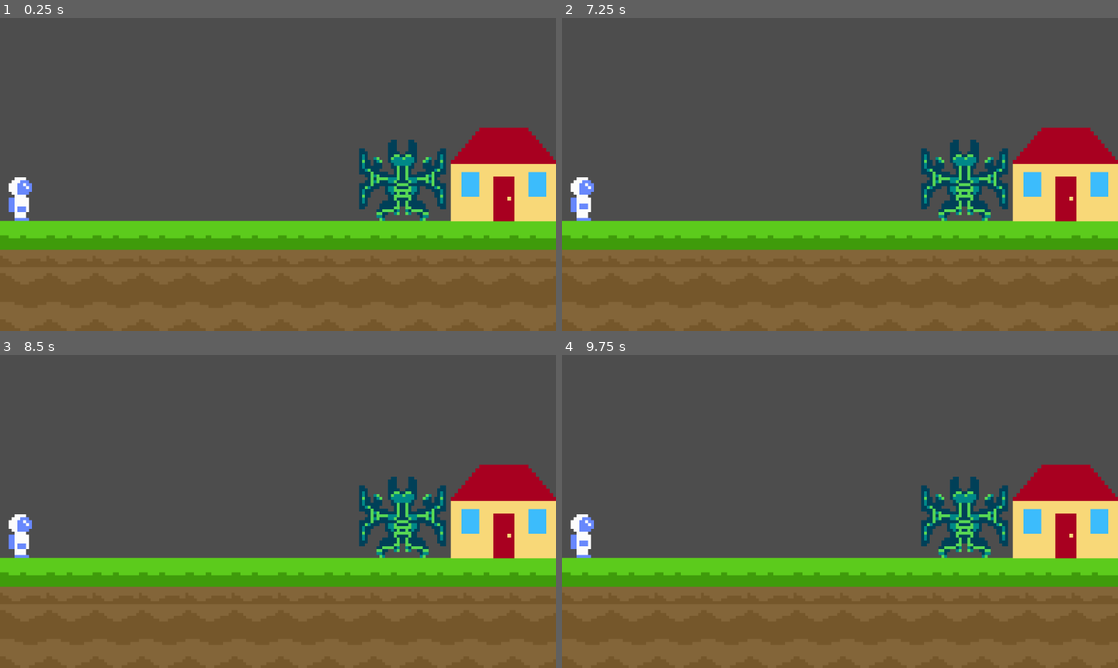
Above: before the commit, frames 1-4 (two rows, left to right).
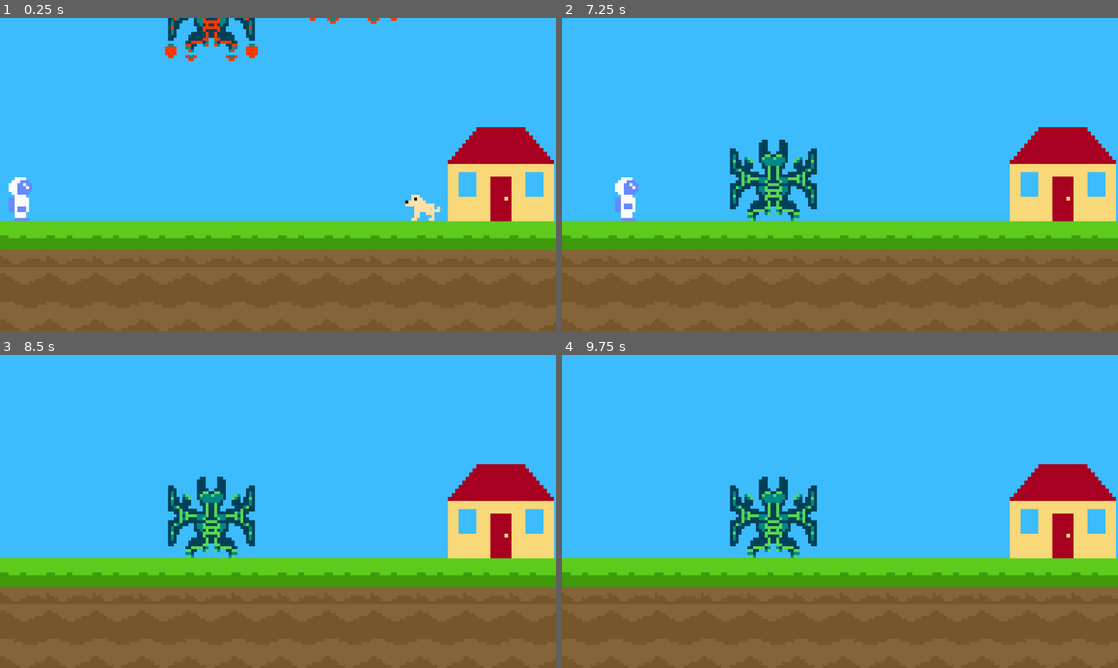
Above: after the commit, the same moments.

Repository: Dexter-Goater/game
Game: Godot game, scene res://cutscene.tscn
Two runs of this game, one before a commit and one after it. Both use one fixed random seed, a clock stepped at 60 frames per second and the inputs below. This scene is started directly instead of the project's main scene.
Inputs:
- Up to frame 1 (0.25 s): no input
- Up to frame 2 (7.25 s): tap Enter (ui_accept) at 0.5, 0.77, 1.52, 3.02, 3.77, 4.52, 5.75, 6.02, 6.5, 6.77 s; hold Right (ui_right) 0.53-2.03 s; hold Left (ui_left) 2.03-2.78 s; hold Right (ui_right) 2.78-4.28 s; hold Left (ui_left) 4.28-5.03 s; hold Right (ui_right) 5.03-5.78 s; hold Left (ui_left) from 5.78 s (still down)
- Up to frame 3 (8.5 s): release Left (ui_left) at 7.28 s; hold Right (ui_right) from 7.28 s (still down); tap Enter (ui_accept) at 7.52 s
- Up to frame 4 (9.75 s): tap Enter (ui_accept) at 8.75, 9.02, 9.5 s; release Right (ui_right) at 9.53 s; hold Left (ui_left) from 9.53 s (still down)

The runs differ from the first frame. In frame 1, 60% of the frame differs, in the area x 0-100%, y 0-66%; in frame 2, 60%; in frame 3, 60%; in frame 4, 60%.

Commit message:
cutscene worked fixed art inconsistencies

Diff:
--- /dev/null
+++ b/cutscene.gd
@@ -0,0 +1,10 @@
+extends Node2D
+
+
+# Called when the node enters the scene tree for the first time.
+func _ready():
+	$AnimationPlayer.play('cutscene_1')
+
+# Called every frame. 'delta' is the elapsed time since the previous frame.
+func _process(delta):
+	pass
--- a/cutscene.tscn
+++ b/cutscene.tscn
@@ -1,10 +1,207 @@
-[gd_scene load_steps=16 format=3 uid="uid://cn72fwo6srbg3"]
+[gd_scene load_steps=31 format=3 uid="uid://cn72fwo6srbg3"]
 
 [ext_resource type="Texture2D" uid="uid://dxjsie3kf5qjx" path="res://idle.png" id="1_drm06"]
-[ext_resource type="Texture2D" path="res://ground.png" id="2_7qsfb"]
+[ext_resource type="Script" path="res://cutscene.gd" id="1_hnexh"]
+[ext_resource type="Texture2D" uid="uid://bpxyndb6rkyoh" path="res://ground.png" id="2_7qsfb"]
 [ext_resource type="Texture2D" uid="uid://dgo0l3moh5ykq" path="res://undegrond.png" id="3_usxm3"]
 [ext_resource type="Texture2D" uid="uid://082lu4ymer17" path="res://house.png" id="4_lh0q8"]
 [ext_resource type="Texture2D" uid="uid://vie8802k55ky" path="res://alien ship.png" id="5_0nm8p"]
+[ext_resource type="Texture2D" uid="uid://bc7gd4ng6ttih" path="res://background.png" id="6_0ge2a"]
+[ext_resource type="Texture2D" uid="uid://cr1jqyubwyaum" path="res://strelka.png" id="7_ouvi7"]
+[ext_resource type="Texture2D" uid="uid://bhvgdtqq6denm" path="res://enemy.png" id="8_vtlpr"]
+
+[sub_resource type="Animation" id="Animation_gsq1r"]
+length = 0.001
+tracks/0/type = "value"
+tracks/0/imported = false
+tracks/0/enabled = true
+tracks/0/path = NodePath("empty player:position")
+tracks/0/interp = 1
+tracks/0/loop_wrap = true
+tracks/0/keys = {
+"times": PackedFloat32Array(0),
+"transitions": PackedFloat32Array(1),
+"update": 0,
+"values": [Vector2(-89, 8)]
+}
+tracks/1/type = "value"
+tracks/1/imported = false
+tracks/1/enabled = true
+tracks/1/path = NodePath("empty strelka:position")
+tracks/1/interp = 1
+tracks/1/loop_wrap = true
+tracks/1/keys = {
+"times": PackedFloat32Array(0),
+"transitions": PackedFloat32Array(1),
+"update": 0,
+"values": [Vector2(54, 11)]
+}
+
+[sub_resource type="Animation" id="Animation_u3xoj"]
+resource_name = "cutscene_1"
+length = 10.0
+tracks/0/type = "value"
+tracks/0/imported = false
+tracks/0/enabled = true
+tracks/0/path = NodePath("empty player:position")
+tracks/0/interp = 1
+tracks/0/loop_wrap = true
+tracks/0/keys = {
+"times": PackedFloat32Array(7, 8),
+"transitions": PackedFloat32Array(1, 1),
+"update": 0,
+"values": [Vector2(-89, 8), Vector2(-23, 8)]
+}
+tracks/1/type = "value"
+tracks/1/imported = false
+tracks/1/enabled = true
+tracks/1/path = NodePath("empty strelka:position")
+tracks/1/interp = 1
+tracks/1/loop_wrap = true
+tracks/1/keys = {
+"times": PackedFloat32Array(3.8, 4.8),
+"transitions": PackedFloat32Array(1, 1),
+"update": 0,
+"values": [Vector2(51, 11), Vector2(23, 11)]
+}
+tracks/2/type = "value"
+tracks/2/imported = false
+tracks/2/enabled = true
+tracks/2/path = NodePath("ship:position")
+tracks/2/interp = 1
+tracks/2/loop_wrap = true
+tracks/2/keys = {
+"times": PackedFloat32Array(0, 1, 1.0001),
+"transitions": PackedFloat32Array(1, 1, 1),
+"update": 0,
+"values": [Vector2(-23, -72), Vector2(-23, 0), Vector2(-23, 3)]
+}
+tracks/3/type = "value"
+tracks/3/imported = false
+tracks/3/enabled = true
+tracks/3/path = NodePath("ship:animation")
+tracks/3/interp = 1
+tracks/3/loop_wrap = true
+tracks/3/keys = {
+"times": PackedFloat32Array(0, 1),
+"transitions": PackedFloat32Array(1, 1),
+"update": 1,
+"values": [&"fly", &"idle"]
+}
+tracks/4/type = "value"
+tracks/4/imported = false
+tracks/4/enabled = true
+tracks/4/path = NodePath("alien:position")
+tracks/4/interp = 1
+tracks/4/loop_wrap = true
+tracks/4/keys = {
+"times": PackedFloat32Array(1.2, 2.1, 2.2, 2.5),
+"transitions": PackedFloat32Array(1, 1, 1, 1),
+"update": 0,
+"values": [Vector2(-23, 4), Vector2(23, 4), Vector2(22, 7), Vector2(22, 13)]
+}
+tracks/5/type = "value"
+tracks/5/imported = false
+tracks/5/enabled = true
+tracks/5/path = NodePath("ship2:position")
+tracks/5/interp = 1
+tracks/5/loop_wrap = true
+tracks/5/keys = {
+"times": PackedFloat32Array(0, 2.6, 4.8),
+"transitions": PackedFloat32Array(1, 1, 1),
+"update": 0,
+"values": [Vector2(26, -75), Vector2(26, 3), Vector2(26, -74)]
+}
+tracks/6/type = "value"
+tracks/6/imported = false
+tracks/6/enabled = true
+tracks/6/path = NodePath("alien:visible")
+tracks/6/interp = 1
+tracks/6/loop_wrap = true
+tracks/6/keys = {
+"times": PackedFloat32Array(0, 1.2, 2.5),
+"transitions": PackedFloat32Array(1, 1, 1),
+"update": 1,
+"values": [false, true, false]
+}
+tracks/7/type = "value"
+tracks/7/imported = false
+tracks/7/enabled = true
+tracks/7/path = NodePath("alien:scale")
+tracks/7/interp = 1
+tracks/7/loop_wrap = true
+tracks/7/keys = {
+"times": PackedFloat32Array(0, 2.1, 2.2, 2.5),
+"transitions": PackedFloat32Array(1, 1, 1, 1),
+"update": 0,
+"values": [Vector2(1, 1), Vector2(1, 1), Vector2(1, 0.7), Vector2(1, 0.23)]
+}
+tracks/8/type = "value"
+tracks/8/imported = false
+tracks/8/enabled = true
+tracks/8/path = NodePath("ship2:animation")
+tracks/8/interp = 1
+tracks/8/loop_wrap = true
+tracks/8/keys = {
+"times": PackedFloat32Array(0, 2.6, 4.9),
+"transitions": PackedFloat32Array(1, 1, 1),
+"update": 1,
+"values": [&"fly", &"idle", &"fly"]
+}
+tracks/9/type = "value"
+tracks/9/imported = false
+tracks/9/enabled = true
+tracks/9/path = NodePath("alien2:position")
+tracks/9/interp = 1
+tracks/9/loop_wrap = true
+tracks/9/keys = {
+"times": PackedFloat32Array(2.8, 3.8, 4.8),
+"transitions": PackedFloat32Array(1, 1, 1),
+"update": 0,
+"values": [Vector2(22, 4), Vector2(51, 4), Vector2(22, 4)]
+}
+tracks/10/type = "value"
+tracks/10/imported = false
+tracks/10/enabled = true
+tracks/10/path = NodePath("alien2:visible")
+tracks/10/interp = 1
+tracks/10/loop_wrap = true
+tracks/10/keys = {
+"times": PackedFloat32Array(0, 2.8, 4.8),
+"transitions": PackedFloat32Array(1, 1, 1),
+"update": 1,
+"values": [false, true, false]
+}
+tracks/11/type = "value"
+tracks/11/imported = false
+tracks/11/enabled = true
+tracks/11/path = NodePath("empty strelka:visible")
+tracks/11/interp = 1
+tracks/11/loop_wrap = true
+tracks/11/keys = {
+"times": PackedFloat32Array(0, 4.8),
+"transitions": PackedFloat32Array(1, 1),
+"update": 1,
+"values": [true, false]
+}
+tracks/12/type = "value"
+tracks/12/imported = false
+tracks/12/enabled = true
+tracks/12/path = NodePath("empty player:visible")
+tracks/12/interp = 1
+tracks/12/loop_wrap = true
+tracks/12/keys = {
+"times": PackedFloat32Array(0, 8),
+"transitions": PackedFloat32Array(1, 1),
+"update": 1,
+"values": [true, false]
+}
+
+[sub_resource type="AnimationLibrary" id="AnimationLibrary_5etgy"]
+_data = {
+"RESET": SubResource("Animation_gsq1r"),
+"cutscene_1": SubResource("Animation_u3xoj")
+}
 
 [sub_resource type="AtlasTexture" id="AtlasTexture_n6hm3"]
 atlas = ExtResource("1_drm06")
@@ -79,7 +276,70 @@
 "speed": 5.0
 }]
 
+[sub_resource type="AtlasTexture" id="AtlasTexture_503yu"]
+atlas = ExtResource("8_vtlpr")
+region = Rect2(0, 0, 16, 25)
+
+[sub_resource type="AtlasTexture" id="AtlasTexture_r2cmg"]
+atlas = ExtResource("8_vtlpr")
+region = Rect2(16, 0, 16, 25)
+
+[sub_resource type="AtlasTexture" id="AtlasTexture_4qryu"]
+atlas = ExtResource("8_vtlpr")
+region = Rect2(32, 0, 16, 25)
+
+[sub_resource type="AtlasTexture" id="AtlasTexture_w7j6g"]
+atlas = ExtResource("8_vtlpr")
+region = Rect2(0, 25, 16, 25)
+
+[sub_resource type="AtlasTexture" id="AtlasTexture_6l4fu"]
+atlas = ExtResource("8_vtlpr")
+region = Rect2(16, 25, 16, 25)
+
+[sub_resource type="AtlasTexture" id="AtlasTexture_gf4wl"]
+atlas = ExtResource("8_vtlpr")
+region = Rect2(32, 25, 16, 25)
+
+[sub_resource type="AtlasTexture" id="AtlasTexture_nsg3b"]
+atlas = ExtResource("8_vtlpr")
+region = Rect2(0, 50, 16, 25)
+
+[sub_resource type="SpriteFrames" id="SpriteFrames_gl82v"]
+animations = [{
+"frames": [{
+"duration": 1.0,
+"texture": SubResource("AtlasTexture_503yu")
+}, {
+"duration": 1.0,
+"texture": SubResource("AtlasTexture_r2cmg")
+}, {
+"duration": 1.0,
+"texture": SubResource("AtlasTexture_4qryu")
+}, {
+"duration": 1.0,
+"texture": SubResource("AtlasTexture_w7j6g")
+}, {
+"duration": 1.0,
+"texture": SubResource("AtlasTexture_6l4fu")
+}, {
+"duration": 1.0,
+"texture": SubResource("AtlasTexture_gf4wl")
+}, {
+"duration": 1.0,
+"texture": SubResource("AtlasTexture_nsg3b")
+}],
+"loop": true,
+"name": &"default",
+"speed": 5.0
+}]
+
 [node name="cutscene" type="Node2D"]
+script = ExtResource("1_hnexh")
+
+[node name="AnimationPlayer" type="AnimationPlayer" parent="."]
+libraries = {
+"": SubResource("AnimationLibrary_5etgy")
+}
 
 [node name="Camera2D" type="Camera2D" parent="."]
 zoom = Vector2(6, 6)
@@ -96,12 +356,44 @@
 layer_0/tile_data = PackedInt32Array(131069, 0, 0, 131070, 0, 0, 131071, 0, 0, 65536, 0, 0, 65537, 0, 0, 65538, 0, 0, 6 …(499 unchanged characters)…
 
 [node name="empty house" type="Sprite2D" parent="."]
-position = Vector2(78, -5)
+position = Vector2(77, -5)
 scale = Vector2(1.21875, 1.40625)
 texture = ExtResource("4_lh0q8")
 
-[node name="AnimatedSprite2D2" type="AnimatedSprite2D" parent="."]
-position = Vector2(43, 3)
+[node name="ship" type="AnimatedSprite2D" parent="."]
+z_index = -1
+position = Vector2(-23, 3)
 sprite_frames = SubResource("SpriteFrames_cxlxh")
 animation = &"idle"
-frame_progress = 0.174247
+
+[node name="back" type="Sprite2D" parent="."]
+z_index = -100
+position = Vector2(0, -2)
+texture = ExtResource("6_0ge2a")
+
+[node name="empty strelka" type="Sprite2D" parent="."]
+visible = false
+z_index = -1
+position = Vector2(54, 11)
+texture = ExtResource("7_ouvi7")
+flip_h = true
+
+[node name="alien" type="AnimatedSprite2D" parent="."]
+visible = false
+position = Vector2(22, 13)
+scale = Vector2(1, 0.23)
+sprite_frames = SubResource("SpriteFrames_gl82v")
+frame_progress = 0.150351
+
+[node name="alien2" type="AnimatedSprite2D" parent="."]
+visible = false
+position = Vector2(22, 4)
+sprite_frames = SubResource("SpriteFrames_gl82v")
+frame_progress = 0.150351
+
+[node name="ship2" type="AnimatedSprite2D" parent="."]
+z_index = -2
+position = Vector2(26, -74)
+scale = Vector2(1, 1)
+sprite_frames = SubResource("SpriteFrames_cxlxh")
+animation = &"idle"
--- a/house.gd
+++ b/house.gd
@@ -6,4 +6,4 @@
 
 func _on_body_entered(body):
 	if body.name == "Player":
-		get_tree().reload_current_scene()
+		get_tree().change_scene_to_file("res://cutscene.tscn")
Binary file changed: big bush.png
Binary file changed: cloud.png
Binary file added: enemy.png
Not shown, added: enemy.png.import
Not shown: 1 places in game.tscn that only renumber resources
Binary file changed: small bush.png
Binary file added: strelka.png
Not shown, added: strelka.png.import
